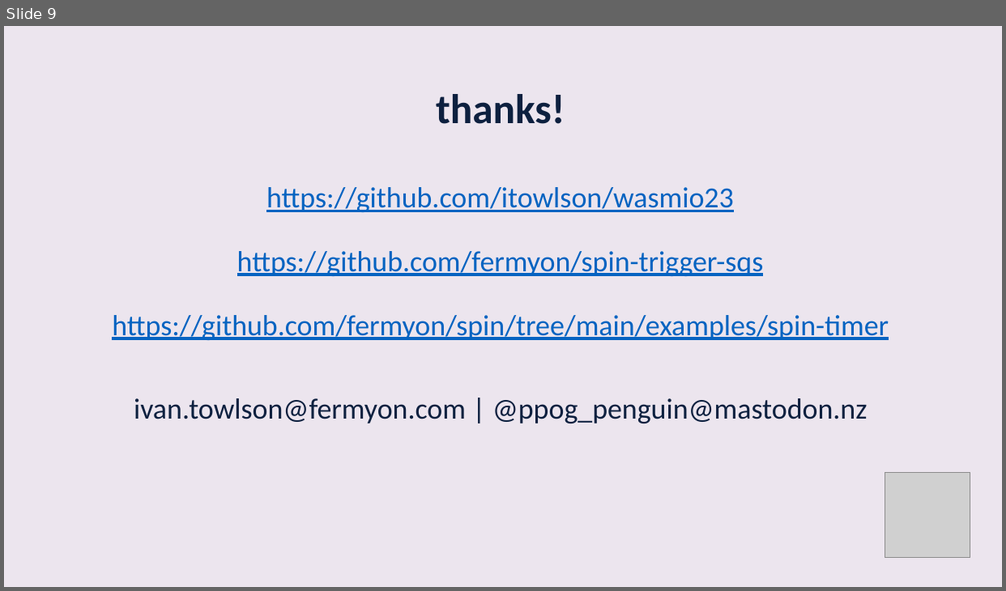
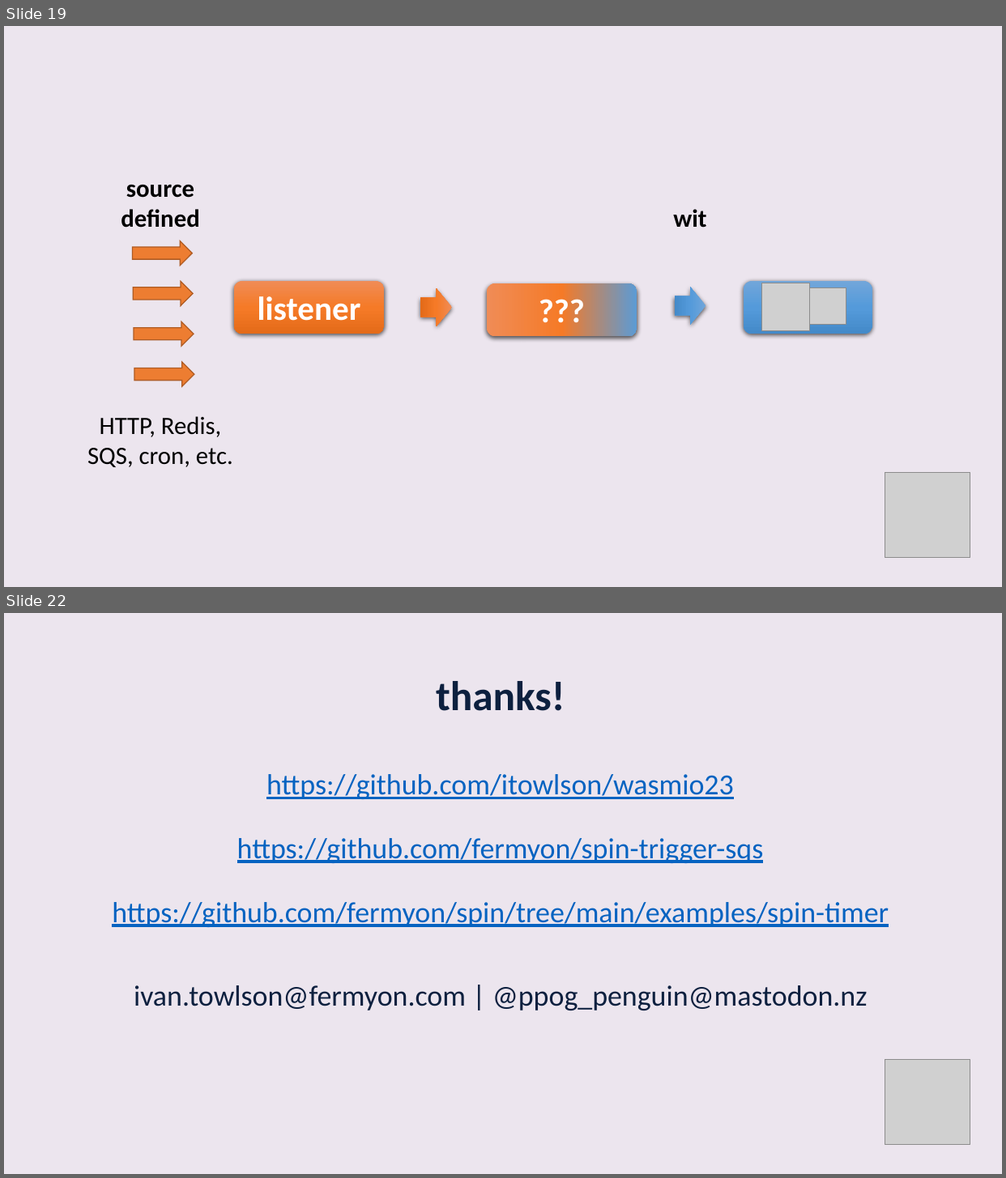
Before and after one commit to itowlson/wasmio23, a slide deck: slides/beyond-http-microservices.pptx. Shown one above the other, each under a label of ours: slide 9 before the commit, slides 19 and 22 after it; the slides between them are not shown. The pictures are 1006x591 and 1006x1178 pixels, drawn with LibreOffice and Linux fonts; fonts in the diff are those of the drawing; grey boxes stand for pictures. Boxes give left, top, right and bottom in pixels: in the first picture for what was removed or moved away, otherwise in the second. Text is boxed around its words. In the diff, an @@ line names an element or a change of style, - is before the commit and + after.

```diff
--- a/slides/beyond-http-microservices.pptx
+++ b/slides/beyond-http-microservices.pptx
@@ slide 19 added at <box>4,26,1002,587</box>, background #ECE5EE @@
@@ text added at <box>121,184,199,228</box>, 24 pt, text #000000, bold @@
+source
+defined
@@ text added at <box>673,209,706,228</box>, 24 pt, text #000000, bold @@
+wit
@@ rounded rectangle added at <box>234,281,385,335</box>, fill gradient #F18C57 to #F67B28 to #E56C19, 32 pt, text #FFFFFF, bold @@
+listener
@@ up arrow added at <box>421,288,453,327</box>, fill gradient #F18C57 to #F67B28 to #E56C19 @@
@@ rounded rectangle added at <box>487,284,637,337</box>, fill gradient #F18C57 to #F67B28 to #5B9BD5, 32 pt, text #FFFFFF, bold @@
+???
@@ up arrow added at <box>675,288,706,325</box>, fill gradient #71A6DB to #559BDB to #448ACA @@
@@ rounded rectangle added at <box>744,281,872,335</box>, fill gradient #71A6DB to #559BDB to #448ACA @@
@@ picture added at <box>762,284,810,331</box> @@
@@ picture added at <box>810,288,847,325</box> @@
@@ group added at <box>133,241,194,386</box>: 4 up arrows @@
@@ text added at <box>87,416,233,467</box>, 24 pt, text #000000 @@
+HTTP, Redis,
+SQS, cron, etc.
@@ picture added at <box>885,473,970,558</box> @@
@@ what was slide 9 is now slide 22 @@
```
Also in this commit, not shown: 14 other slides added, 2 slides removed.
